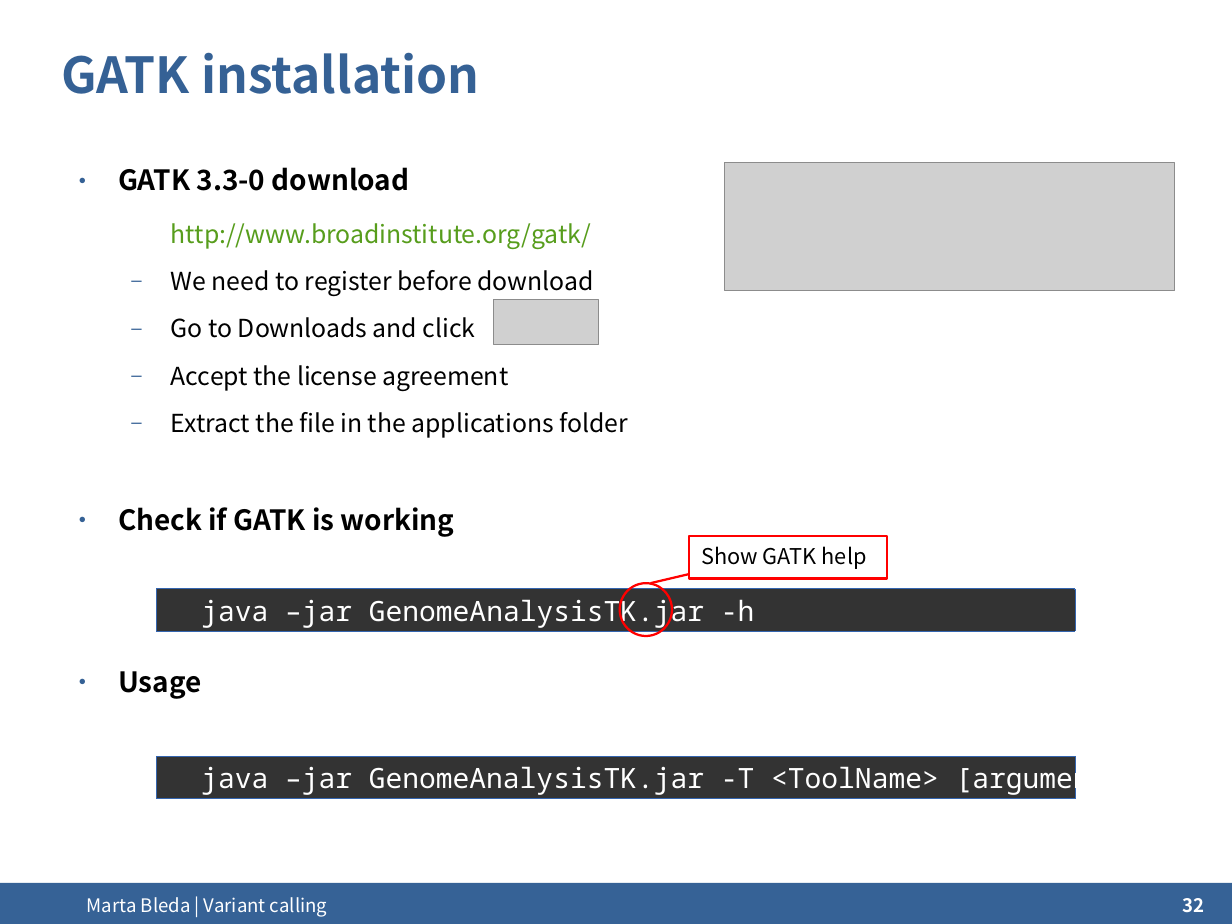
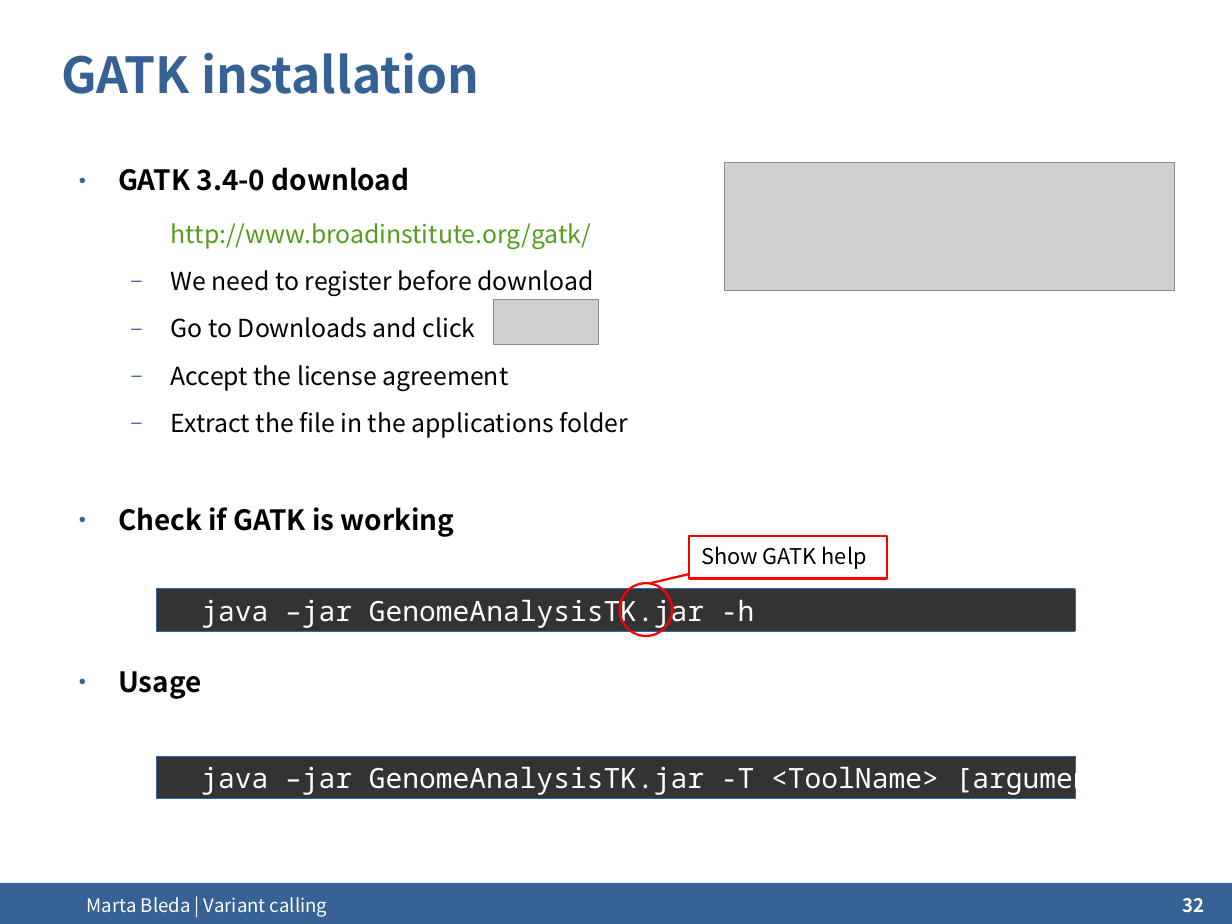
Before and after one commit to ngs-course/ngs-course.github.io, a slide deck: slide 32 of Course_Materials/variant_calling/presentation/2015-Cambridge_variant_calling.odp. Drawn at 1232x924 pixels with LibreOffice and Linux fonts; fonts in the diff are those of the drawing; grey boxes stand for pictures; background and template pictures are left out. Boxes give left, top, right and bottom in pixels: in the first picture for what was removed or moved away, otherwise in the second. Text is boxed around its words. In the diff, an @@ line names an element or a change of style, - is before the commit and + after.

```diff
--- a/Course_Materials/variant_calling/presentation/2015-Cambridge_variant_calling.odp
+++ b/Course_Materials/variant_calling/presentation/2015-Cambridge_variant_calling.odp
@@ text at (x1=118, y1=167, x2=410, y2=191): text changed @@
-● GATK 3.3-0 download
+● GATK 3.4-0 download
```
Also in this commit, not shown: 3 other slides changed, 2 slides added, 1 other file.
